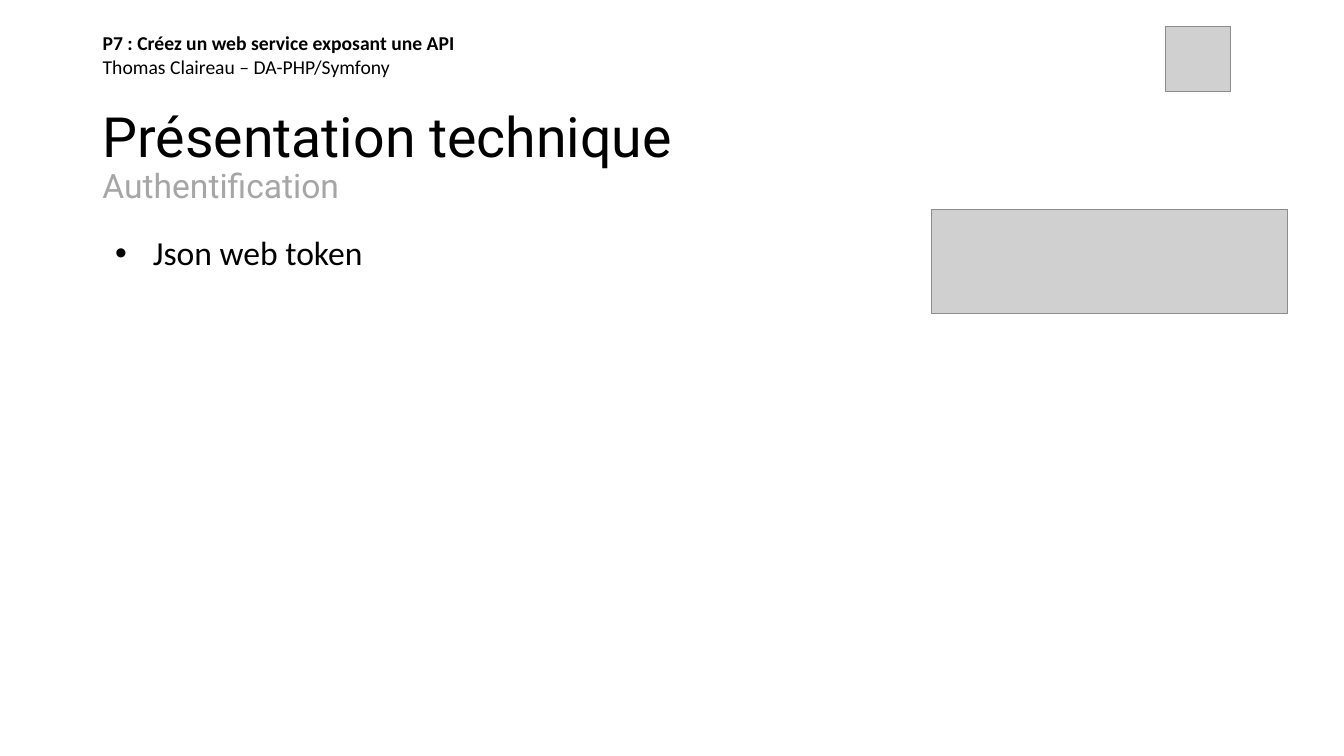
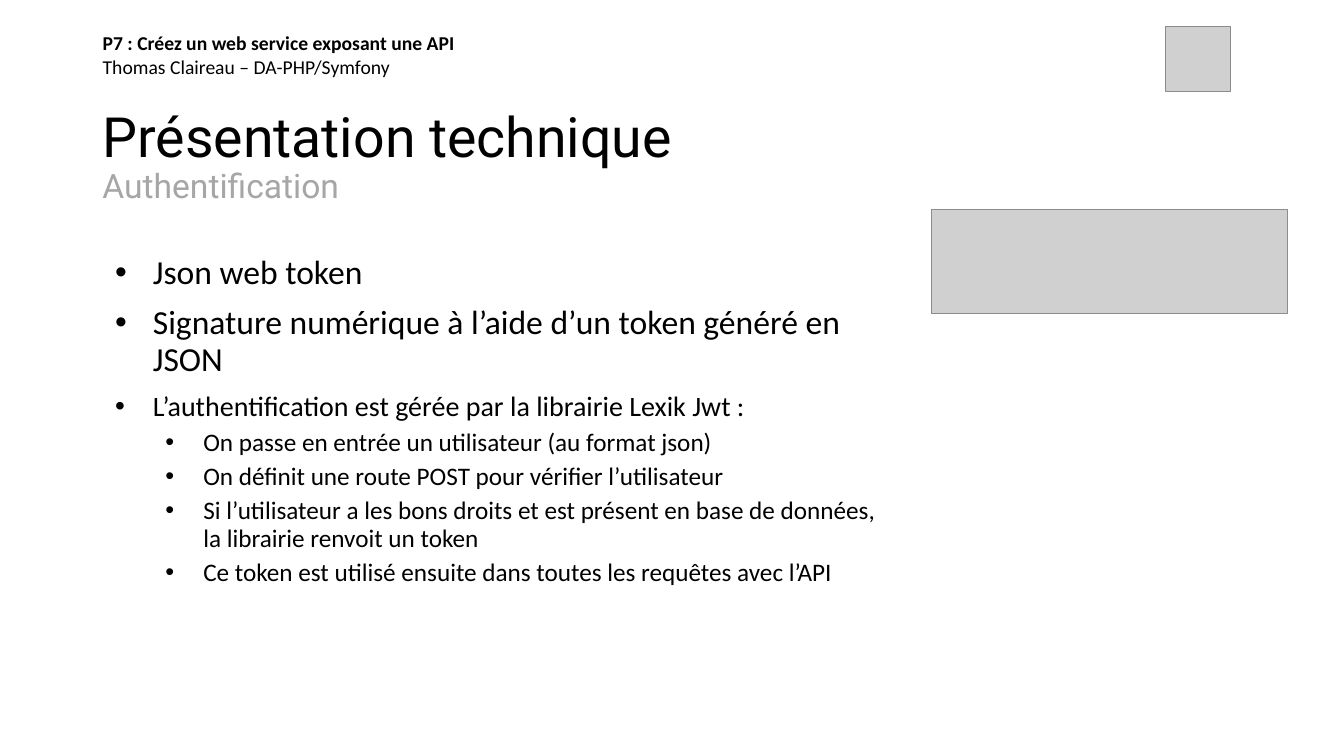
Before and after one commit to thomas-claireau/PHP-P7-Openclassrooms, a slide deck: slide 7 of P7_claireau_thomas/présentation-p7-php-openclassrooms.pptx. Drawn at 1344x756 pixels with LibreOffice and Linux fonts; fonts in the diff are those of the drawing; grey boxes stand for pictures. Boxes give left, top, right and bottom in pixels: in the first picture for what was removed or moved away, otherwise in the second. Text is boxed around its words. In the diff, an @@ line names an element or a change of style, - is before the commit and + after.

```diff
--- a/P7_claireau_thomas/présentation-p7-php-openclassrooms.pptx
+++ b/P7_claireau_thomas/présentation-p7-php-openclassrooms.pptx
@@ text "Json web token" moved from (x1=153, y1=241, x2=362, y2=266) to (x1=153, y1=260, x2=875, y2=585) @@
@@ text at (x1=153, y1=310, x2=875, y2=585): paragraphs added @@
+• Signature numérique à l’aide d’un token généré en JSON
+• L’authentification est gérée par la librairie Lexik Jwt :
+  • On passe en entrée un utilisateur (au format json)
+  • On définit une route POST pour vérifier l’utilisateur
+  • Si l’utilisateur a les bons droits et est présent en base de données, la librairie renvoit un token
+  • Ce token est utilisé ensuite dans toutes les requêtes avec l’API
```
Also in this commit, not shown: 3 other slides changed.
